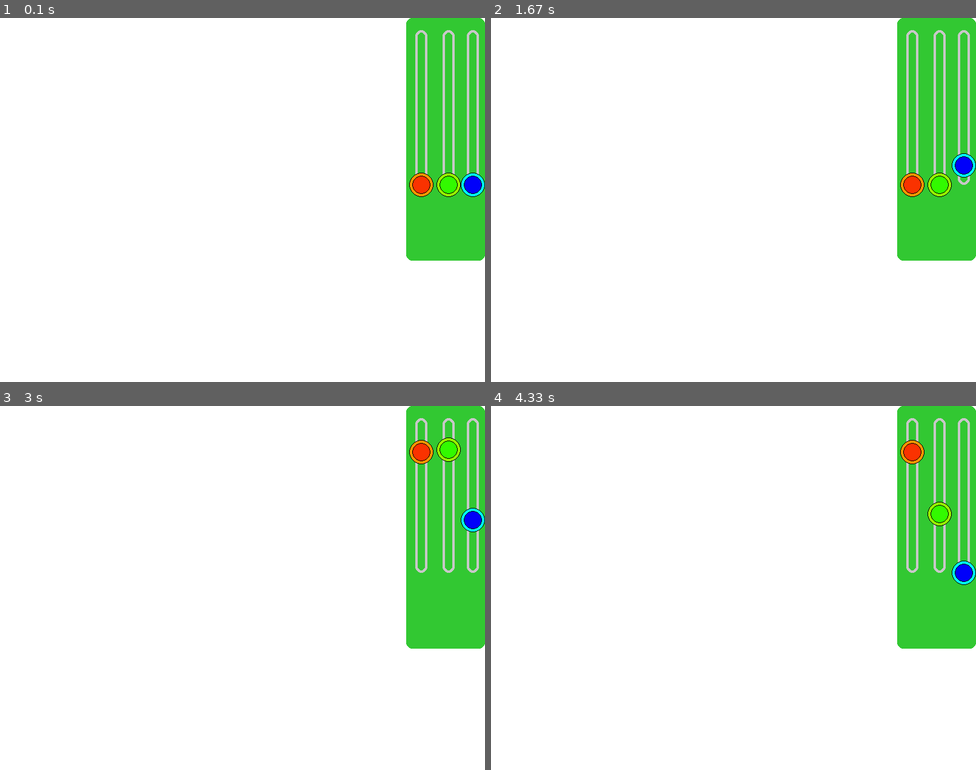
Above: before the commit, frames 1-4 (two rows, left to right).
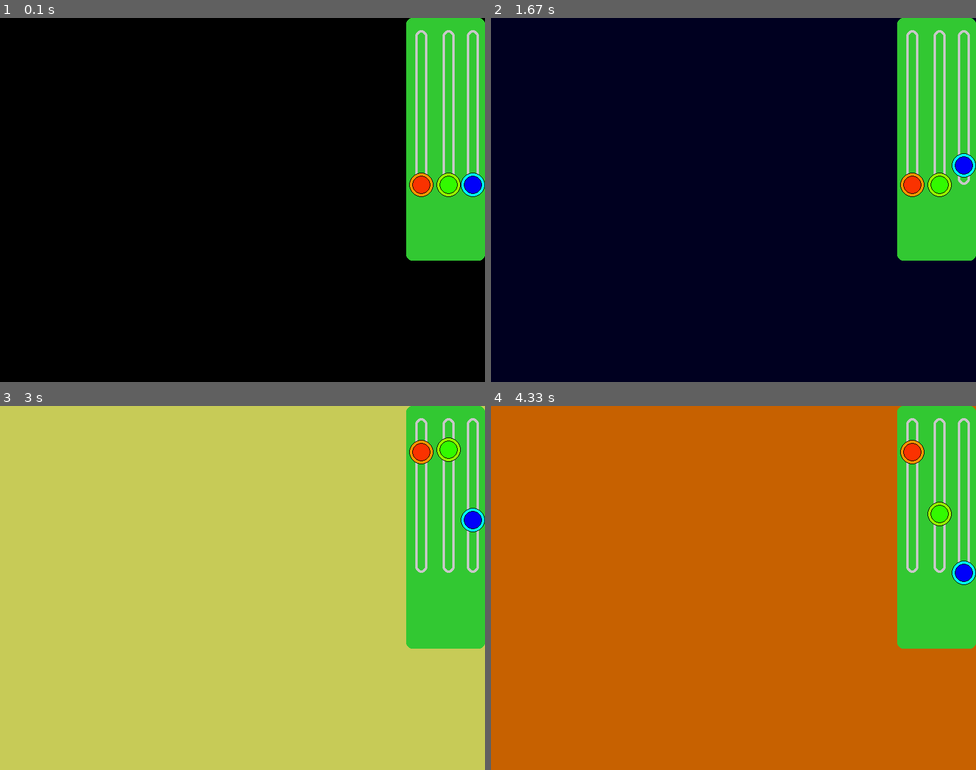
Above: after the commit, the same moments.

Repository: JohnAndPython/Pygame_ColorsPanel
Game: pygame game, started from main.py
Same seed, same stepped clock (60 frames per second), same inputs: the game is played once before the commit and once after it.
Inputs (mouse positions are in pixels of both pictures, inside the frame that each line leads up to):
- Up to frame 1 (0.1 s): no input
- Up to frame 2 (1.67 s): press the mouse at (912, 185) at 0.37 s; move the mouse to (748, 236) at 0.47 s; release the mouse at (583, 287) at 0.6 s; press the mouse at (961, 185) at 0.7 s; move the mouse to (767, 149) at 0.8 s; release the mouse at (568, 112) at 0.93 s; press the mouse at (961, 112) at 1.03 s; move the mouse to (908, 185) at 1.13 s; release the mouse at (859, 258) at 1.27 s; press the mouse at (961, 185) at 1.37 s; move the mouse to (767, 174) at 1.47 s; release the mouse at (568, 163) at 1.6 s
- Up to frame 3 (3 s): press the mouse at (446, 573) at 2.2 s; move the mouse to (436, 511) at 2.3 s; release the mouse at (421, 449) at 2.43 s; press the mouse at (421, 573) at 2.53 s; move the mouse to (320, 511) at 2.63 s; release the mouse at (223, 453) at 2.77 s; press the mouse at (470, 551) at 2.87 s; move the mouse to (417, 518) at 2.97 s
- Up to frame 4 (4.33 s): release the mouse at (854, 486) at 3.1 s; press the mouse at (937, 449) at 3.2 s; move the mouse to (854, 507) at 3.3 s; release the mouse at (772, 566) at 3.43 s; press the mouse at (961, 486) at 3.53 s; move the mouse to (777, 533) at 3.63 s; release the mouse at (597, 580) at 3.77 s; press the mouse at (937, 566) at 3.87 s; move the mouse to (840, 642) at 3.97 s; release the mouse at (743, 719) at 4.1 s; press the mouse at (937, 573) at 4.2 s; move the mouse to (922, 515) at 4.3 s

The runs differ from the first frame. In frame 1, 89% of the frame differs, in the area x 0-100%, y 0-100%; in frame 2, 89%; in frame 3, 89%; in frame 4, 89%.

Commit message:
Udate Fill Color

Diff:
--- a/main.py
+++ b/main.py
@@ -30,9 +30,9 @@
 dot_b.set_center(slider_b.get_bottom())
 
 # variables
-surf_red = 255
-surf_blue = 255
-surf_green = 255
+surf_red = dot_r.value
+surf_green = dot_g.value
+surf_blue = dot_b.value
 
 can_move_r = False
 can_move_g = False
@@ -62,12 +62,10 @@
                 elif dot_b.rect.collidepoint(mouse_pos):
                     can_move_b = True
 
-
         elif event.type == pygame.MOUSEBUTTONUP:
             can_move_r = False
             can_move_g = False
             can_move_b = False
-
 
 
     # update
@@ -77,6 +75,10 @@
         dot_g.update(mouse_pos[1])
     elif can_move_b:
         dot_b.update(mouse_pos[1])
+
+    surf_red = dot_r.value
+    surf_green = dot_g.value
+    surf_blue = dot_b.value
 
     # draw
     screen.fill((surf_red, surf_green, surf_blue))
@@ -89,10 +91,8 @@
     dot_g.draw(screen)
     dot_b.draw(screen)
 
-
-
-    #update display
+    # update display
     pygame.display.update()
 
-    #set max FPS to 60
+    # set max FPS to 60
     clock.tick(60)
